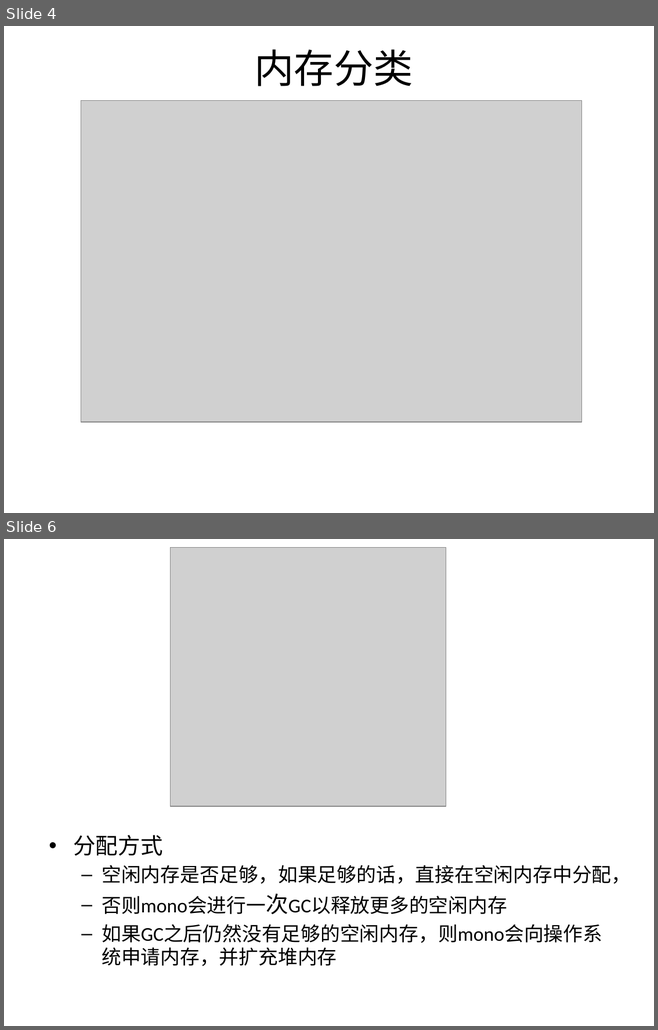
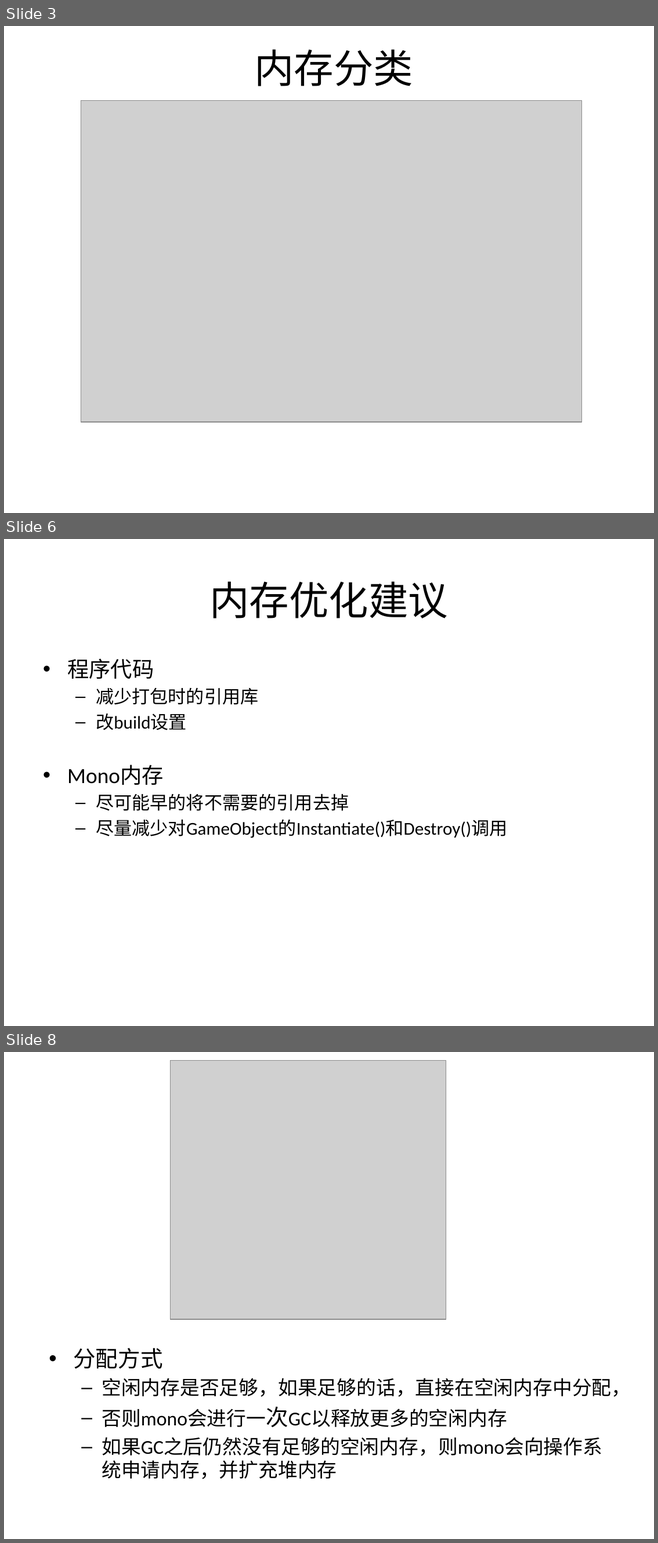
Before and after one commit to hzwangchaochen/hello-world, a slide deck: 分享/ppt/内存管理/PPT/内存管理.pptx. Shown one above the other, each under a label of ours: slides 4 and 6 before the commit, slides 3, 6 and 8 after it; the slides between them are not shown. The pictures are 658x1030 and 658x1543 pixels, drawn with LibreOffice and Linux fonts; fonts in the diff are those of the drawing; grey boxes stand for pictures. Boxes give left, top, right and bottom in pixels: in the first picture for what was removed or moved away, otherwise in the second. Text is boxed around its words. In the diff, an @@ line names an element or a change of style, - is before the commit and + after.

```diff
--- a/分享/ppt/内存管理/PPT/内存管理.pptx
+++ b/分享/ppt/内存管理/PPT/内存管理.pptx
@@ slide 6 added at (x1=4, y1=539, x2=654, y2=1026), background #FFFFFF @@
@@ title added at (x1=209, y1=581, x2=448, y2=618), 44 pt, text #000000 @@
+内存优化建议
@@ text added at (x1=67, y1=658, x2=507, y2=838), 20 pt, text #000000 @@
+• 程序代码
+  – 减少打包时的引用库
+  – 改build设置
+• Mono内存
+  – 尽可能早的将不需要的引用去掉
+  – 尽量减少对GameObject的Instantiate()和Destroy()调用
@@ what was slide 4 is now slide 3 @@
@@ what was slide 6 is now slide 8 @@
```
Also in this commit, not shown: 4 slides changed, 1 other slide added, 1 slide removed.
